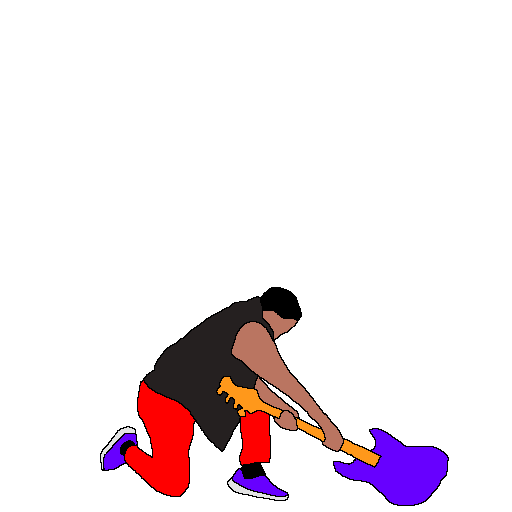
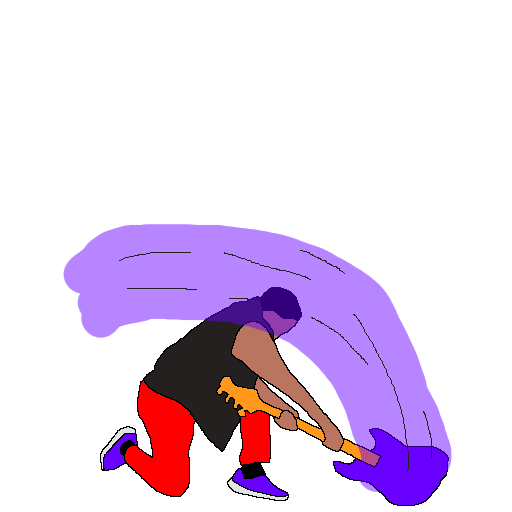
Layers edited between the first and the second 512x512 image:
added layer "Paint Layer 3" above "Paint Layer 2" over [64, 224, 448, 492]
added layer "Paint Layer 2" (48%) above "Copy of Background" over [63, 224, 452, 492]
painted on "Paint Layer 1" (1st of 2) over [64, 256, 452, 492]
